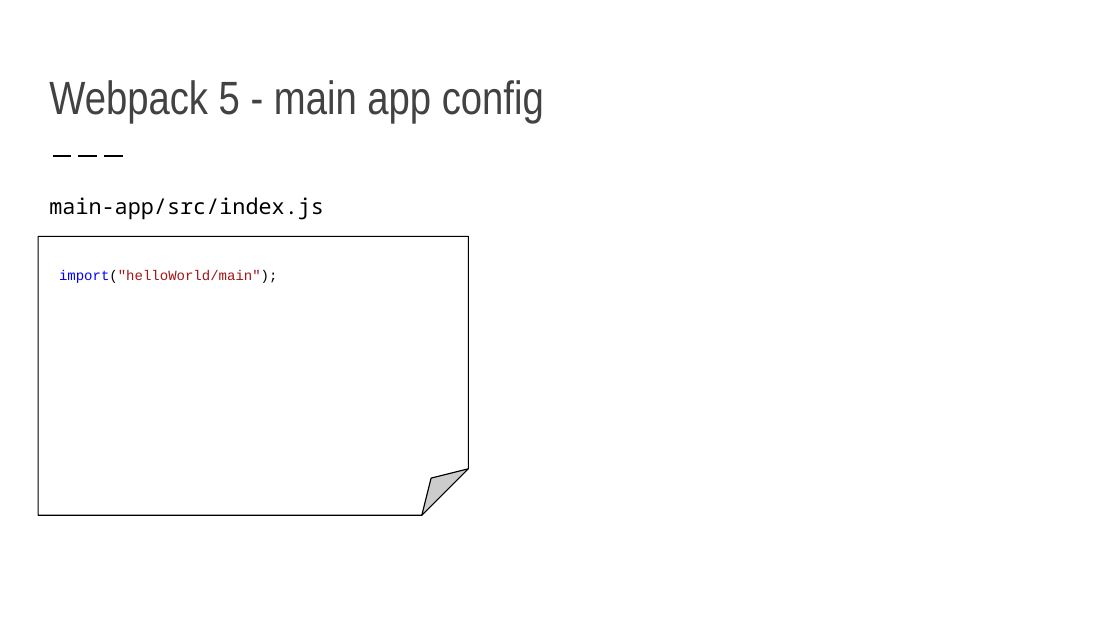
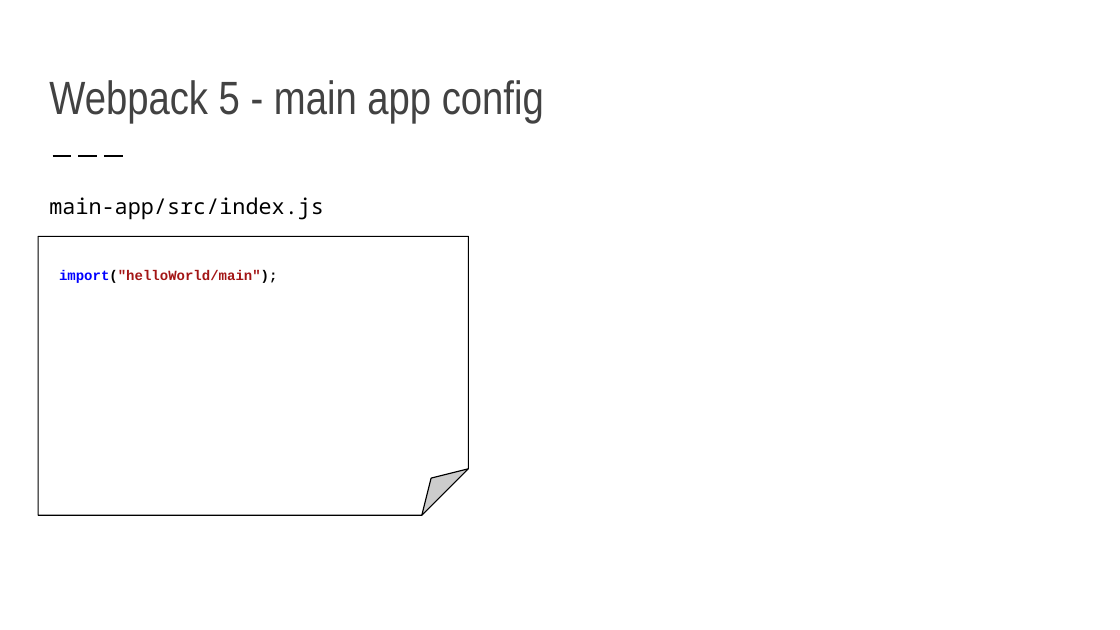
Before and after one commit to justadev1/geekle-vuejs, a slide deck: slide 31 of Micro-frontends and Vue.js.pptx (slide 30 before the commit). Drawn at 1120x630 pixels with LibreOffice and Linux fonts; fonts in the diff are those of the drawing. Boxes give left, top, right and bottom in pixels: in the first picture for what was removed or moved away, otherwise in the second. Text is boxed around its words. In the diff, an @@ line names an element or a change of style, - is before the commit and + after.

```diff
--- a/Micro-frontends and Vue.js.pptx
+++ b/Micro-frontends and Vue.js.pptx
@@ text "import("helloWorld/main");" at <box>59,270,277,283</box>: bold on @@
```
Also in this commit, not shown: 4 other slides changed, 1 slide added, 54 other files.
